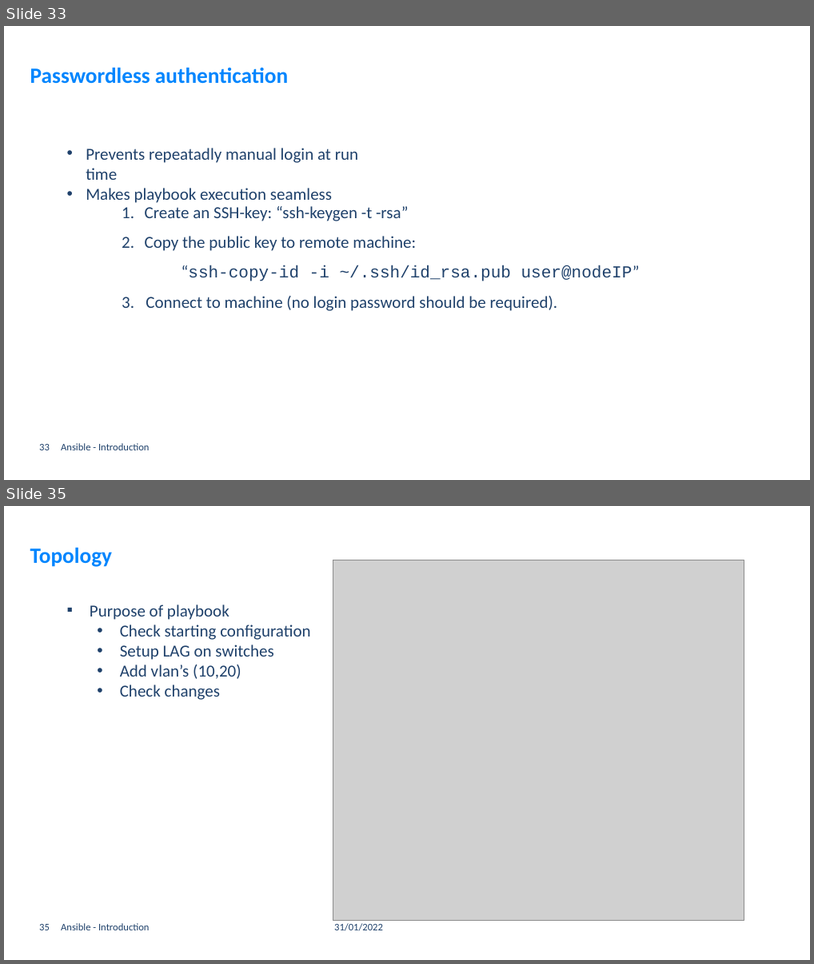
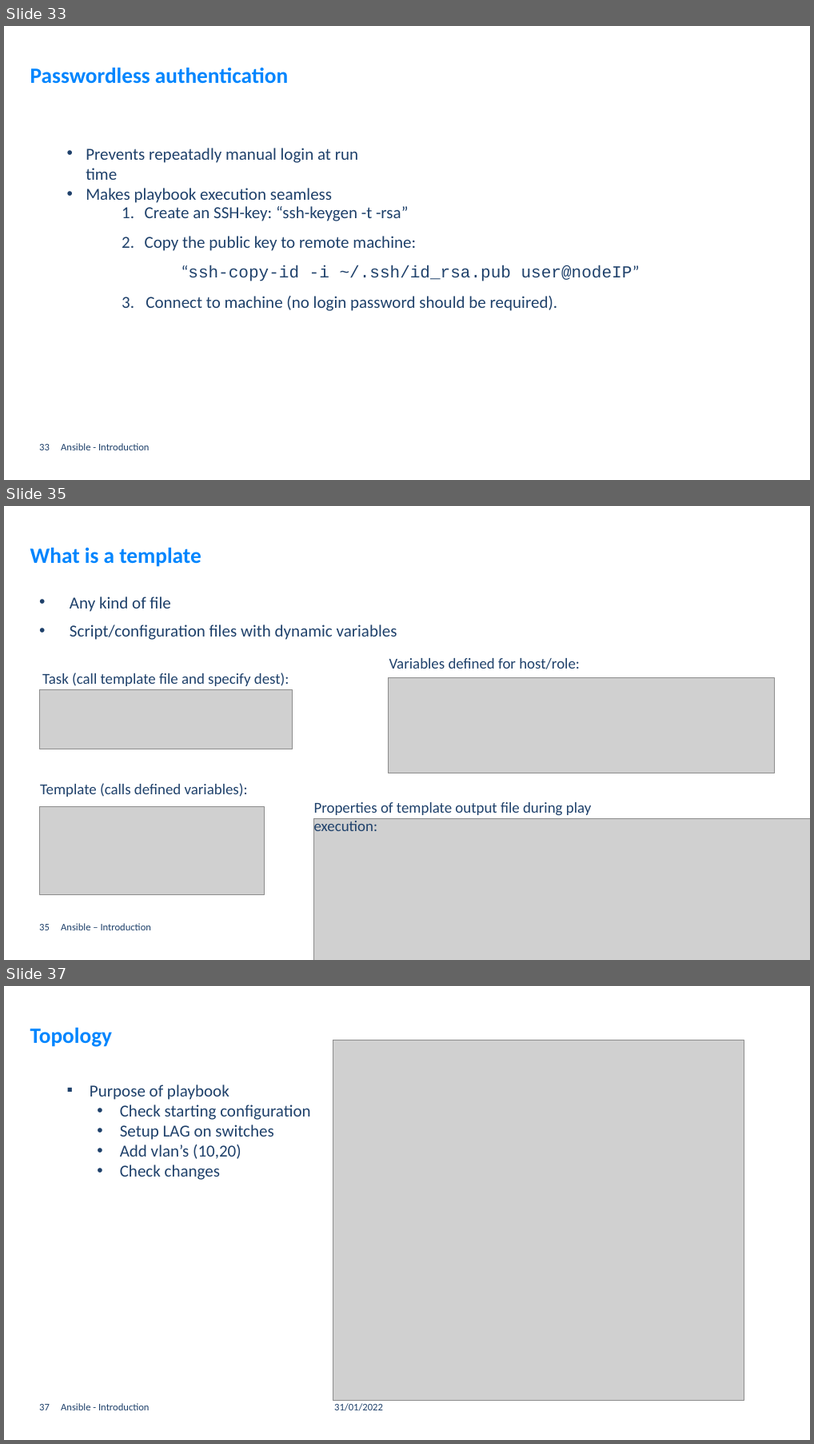
Before and after one commit to GerritVanMol/Ansible_Introduction-21_22, a slide deck: Documents/Ansible_BasicsAndHowToGetStarted.pptx. Shown one above the other, each under a label of ours: slides 33 and 35 before the commit, slides 33, 35 and 37 after it; the slides between them are not shown. The pictures are 814x964 and 814x1444 pixels, drawn with LibreOffice and Linux fonts; fonts in the diff are those of the drawing; grey boxes stand for pictures; background and template pictures are left out. Boxes give left, top, right and bottom in pixels: in the first picture for what was removed or moved away, otherwise in the second. Text is boxed around its words. In the diff, an @@ line names an element or a change of style, - is before the commit and + after.

```diff
--- a/Documents/Ansible_BasicsAndHowToGetStarted.pptx
+++ b/Documents/Ansible_BasicsAndHowToGetStarted.pptx
@@ slide 35 added at (4, 506, 810, 960), background #FFFFFF @@
@@ title added at (30, 548, 202, 567), 26 pt, text #0085FE, bold @@
+What is a template
@@ text added at (70, 596, 398, 640), 20 pt, text #1F416B @@
+• Any kind of file
+• Script/configuration files with dynamic variables
@@ text added at (42, 672, 290, 686), 18 pt, text #1F416B @@
+Task (call template file and specify dest):
@@ text added at (390, 658, 580, 669), 18 pt, text #1F416B @@
+Variables defined for host/role:
@@ picture added at (39, 690, 293, 748) @@
@@ picture added at (388, 678, 775, 772) @@
@@ text added at (40, 783, 248, 796), 18 pt, text #1F416B @@
+Template (calls defined variables):
@@ picture added at (39, 807, 264, 894) @@
@@ text added at (314, 802, 591, 831), 18 pt, text #1F416B @@
+Properties of template output file during play execution:
@@ picture added at (314, 818, 810, 960) @@
@@ page number added at (39, 924, 50, 930), 12 pt, text #1F416B @@
+35
@@ text added at (61, 923, 151, 930), 12 pt, text #1F416B @@
+Ansible – Introduction
@@ what was slide 35 is now slide 37 @@
@@ page number at (39, 1404, 50, 1410): text changed @@
-35
+37
```
Also in this commit, not shown: 3 slides changed, 1 other slide added.
